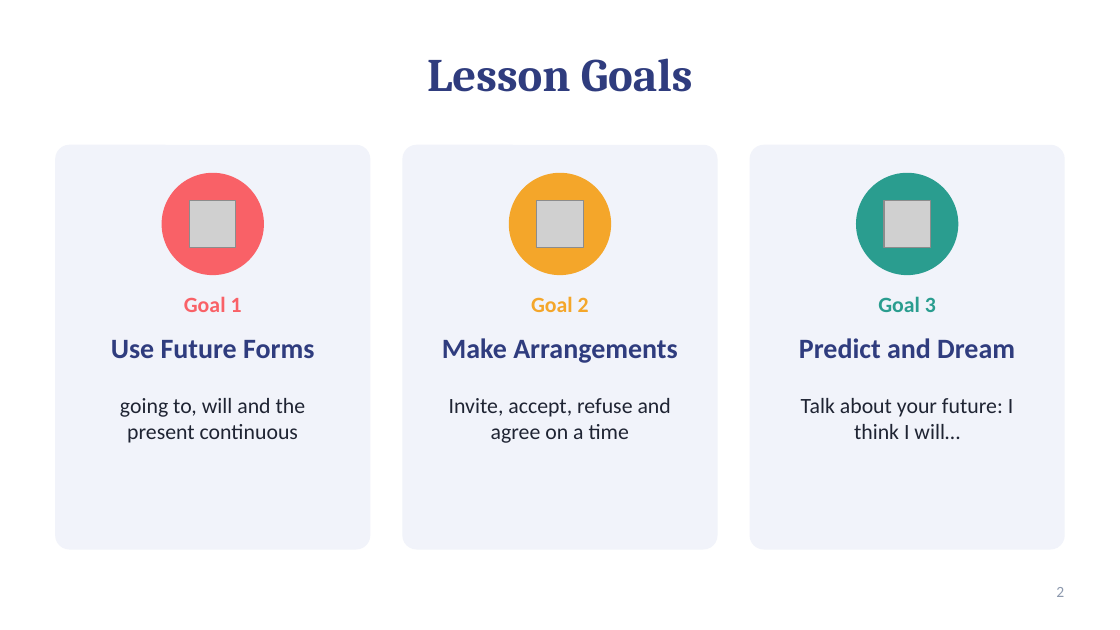
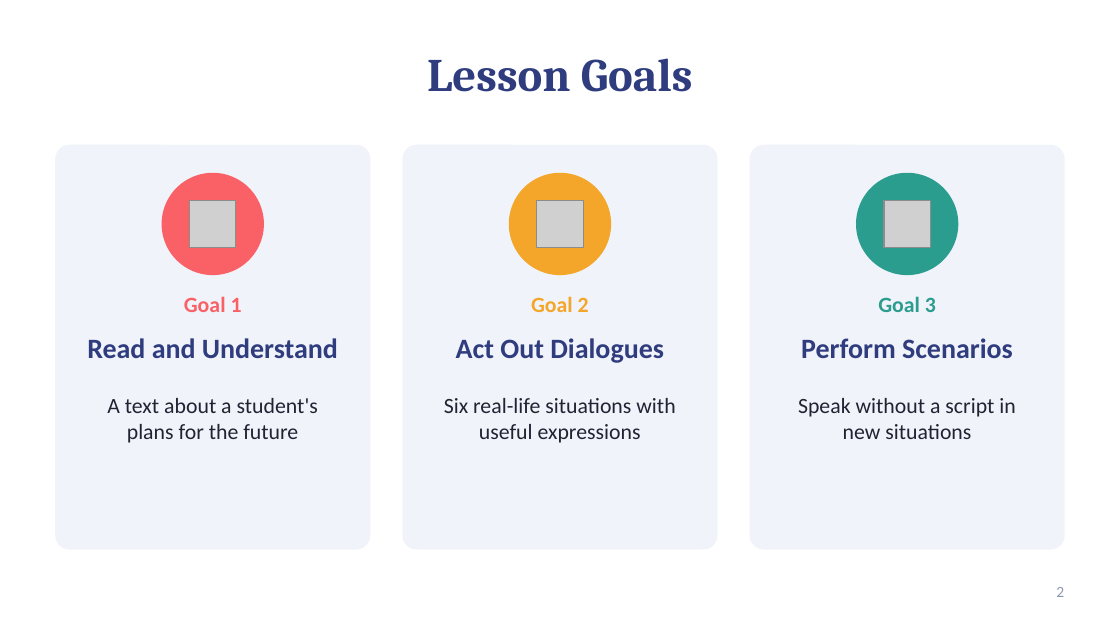
Before and after one commit to moundhermghezzi321-oss/leafgraud, a slide deck: slide 2 of Lesson5_Plans_and_Dreams.pptx. Drawn at 1120x630 pixels with LibreOffice and Linux fonts; fonts in the diff are those of the drawing; grey boxes stand for pictures. Boxes give left, top, right and bottom in pixels: in the first picture for what was removed or moved away, otherwise in the second. Text is boxed around its words. In the diff, an @@ line names an element or a change of style, - is before the commit and + after.

```diff
--- a/Lesson5_Plans_and_Dreams.pptx
+++ b/Lesson5_Plans_and_Dreams.pptx
@@ text at <box>87,338,338,358</box>: text changed @@
-Use Future Forms
+Read and Understand
@@ text at <box>456,338,664,363</box>: text changed @@
-Make Arrangements
+Act Out Dialogues
@@ text at <box>801,338,1013,358</box>: text changed @@
-Predict and Dream
+Perform Scenarios
@@ text at <box>107,398,318,443</box>: text changed @@
-going to, will and the present continuous
+A text about a student's plans for the future
@@ text at <box>444,398,675,443</box>: text changed @@
-Invite, accept, refuse and agree on a time
+Six real-life situations with useful expressions
@@ text at <box>798,398,1015,439</box>: text changed @@
-Talk about your future: I think I will…
+Speak without a script in new situations
```
Also in this commit, not shown: 10 other slides changed, 7 slides added, 6 slides removed.
